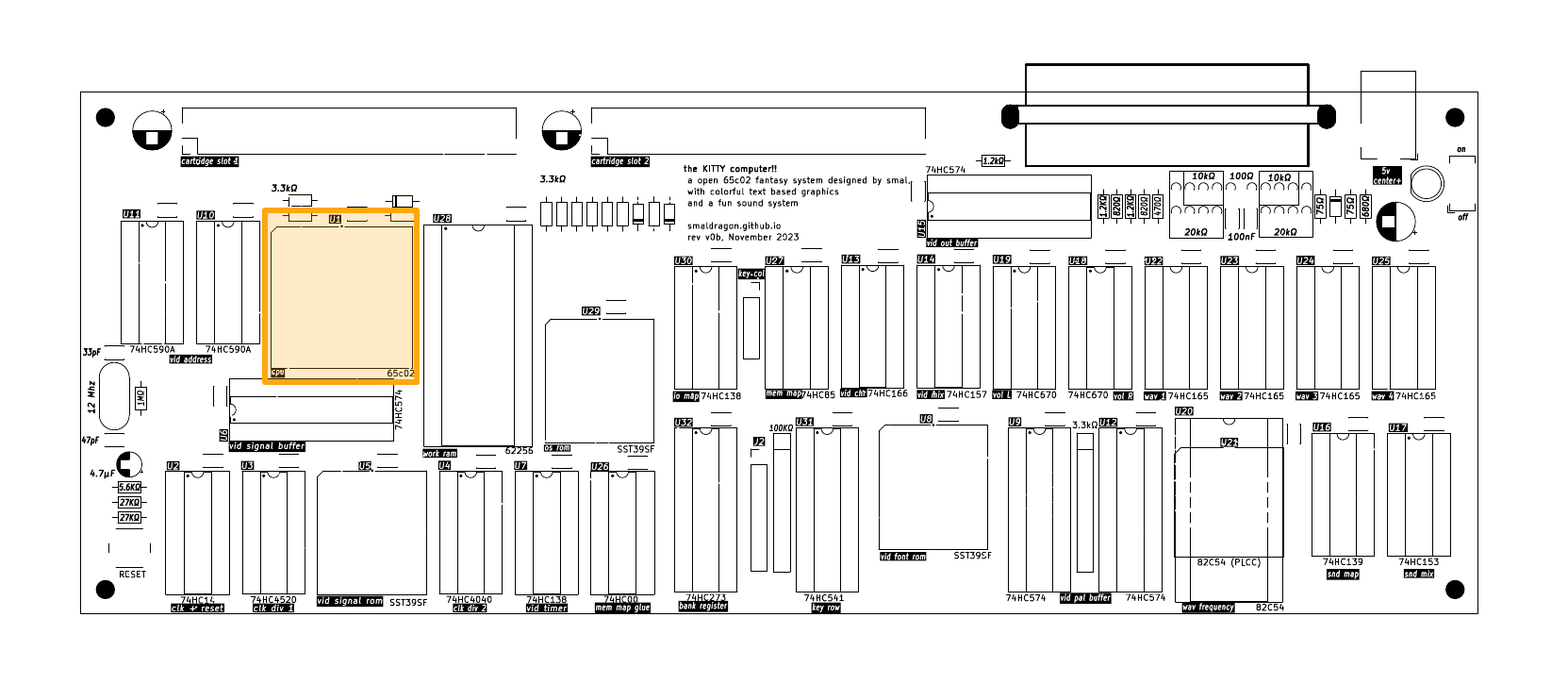
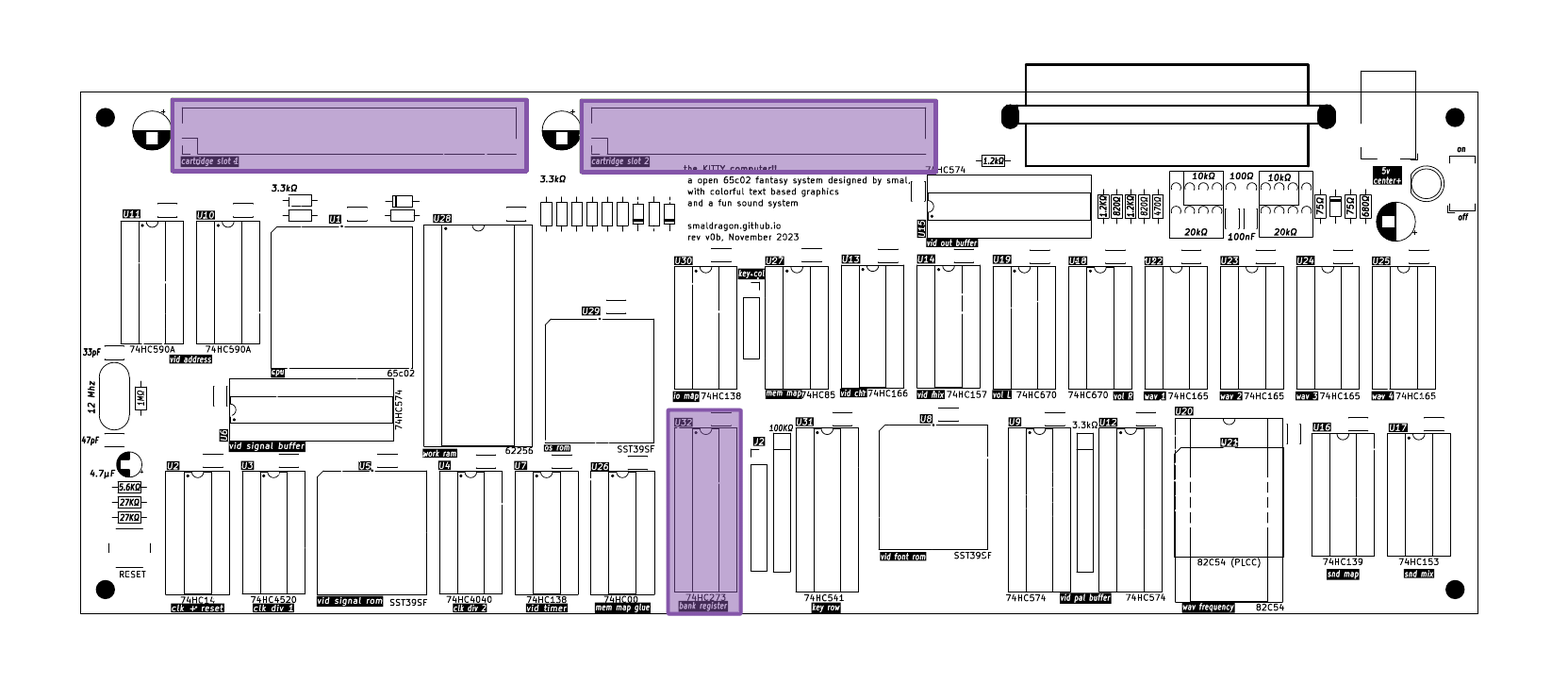
Layer changes from the first (1568, 684) image to the second:
added group "Group 17" with 2 layers above "Group 15" over [169, 97, 939, 616]
added layer "Paint Layer 16 Merged" in group "Group 17" over [169, 97, 939, 616]
added layer "Paint Layer 16" (51%) in group "Group 17" over [169, 97, 939, 616]
hid group "Group 15" (2 layers) over [262, 207, 420, 385]
painted on "Background" over [169, 97, 939, 616]
